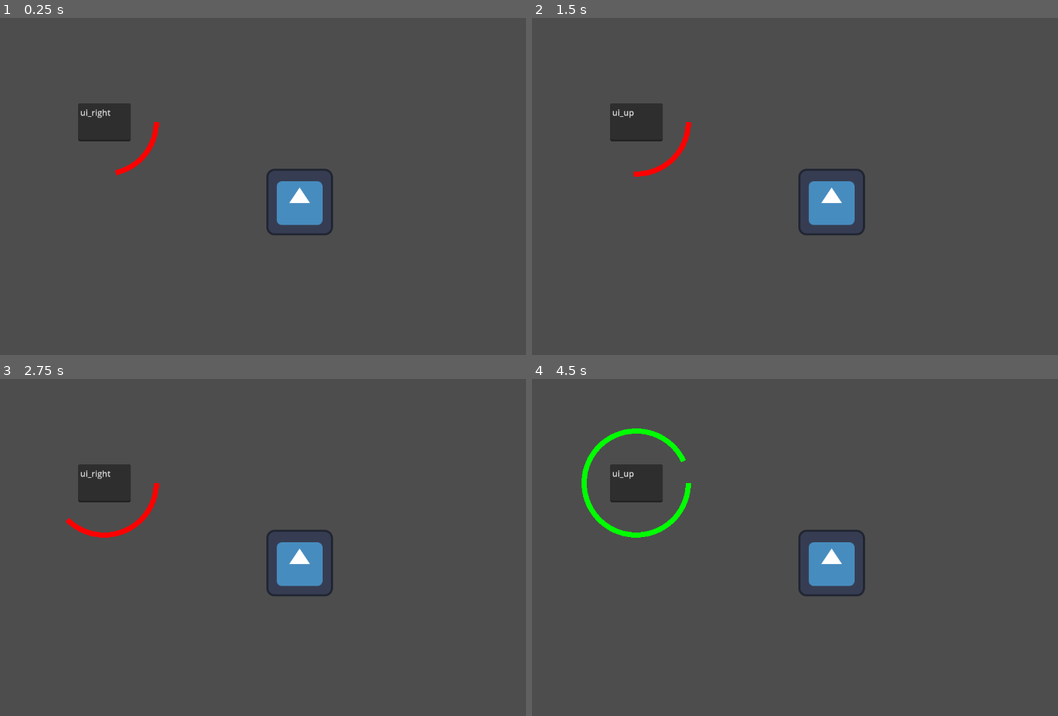
Above: before the commit, frames 1-4 (two rows, left to right).
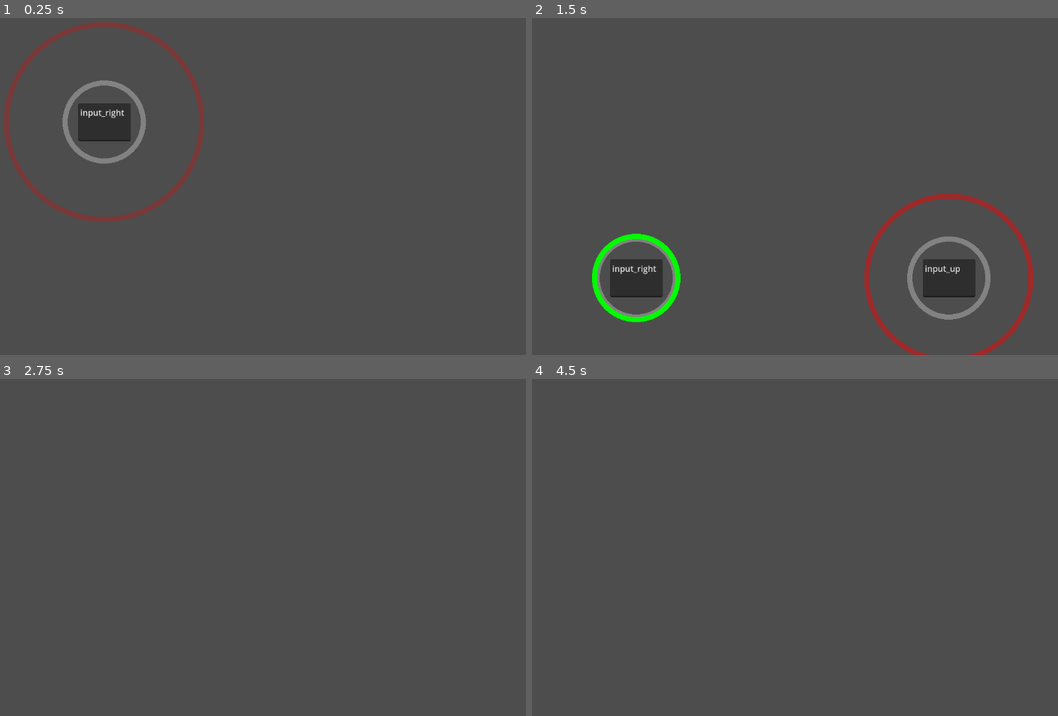
Above: after the commit, the same moments.

Repository: Mastoast/AntiCapitalism
Game: Godot game, scene res://scenes/test_scene.tscn
The game is run twice, just before and just after one commit, with the same random seed, the same clock (stepped at 60 frames per second) and the same inputs. The engine's default icon, where the game draws it, is replaced by a stand-in: a white triangle on a blue panel in a dark square.
Inputs:
- Up to frame 1 (0.25 s): no input
- Up to frame 2 (1.5 s): tap Enter (ui_accept) at 0.5, 0.77, 0.8, 1.07, 1.35 s; hold D (input_right, bound only after the commit) 0.53-1.28 s; tap Space (input_begin, bound only after the commit) at 0.6 s; hold Down (ui_down) from 1.28 s (still down)
- Up to frame 3 (2.75 s): tap Enter (ui_accept) at 1.52, 1.82, 2.3 s; tap Space (input_begin, bound only after the commit) at 1.55, 2.1 s; release Down (ui_down) at 2.03 s; hold D (input_right, bound only after the commit) from 2.03 s (still down)
- Up to frame 4 (4.5 s): release D (input_right, bound only after the commit) at 2.78 s; hold Up (ui_up) 2.78-3.53 s; tap Space (input_begin, bound only after the commit) at 2.85, 4.35 s; tap Enter (ui_accept) at 3.02, 3.32, 3.6, 3.77, 4.07 s; hold Left (ui_left) from 3.53 s (still down)

The runs differ from the first frame. In frame 1, 4.3% of the frame differs, in the area x 0-64%, y 1-65%; in frame 2, 8.3%, in the area x 11-96%, y 25-100%; in frame 3, 2.9%; in frame 4, 3.5%.

Commit message:
Add patterns

Diff:
--- a/objects/qte.tscn
+++ b/objects/qte.tscn
@@ -3,7 +3,7 @@
 [ext_resource type="Script" path="res://scripts/qte.gd" id="1_aenkx"]
 [ext_resource type="Texture2D" uid="uid://bdtt5ei4ix11l" path="res://sprites/icon.svg" id="2_8akbm"]
 
-[node name="qte" type="Node2D"]
+[node name="qte" type="Node2D" groups=["qte"]]
 script = ExtResource("1_aenkx")
 
 [node name="Icon" type="Sprite2D" parent="."]
--- a/project.godot
+++ b/project.godot
@@ -19,6 +19,51 @@
 
 window/stretch/mode="viewport"
 
+[input]
+
+input_begin={
+"deadzone": 0.5,
+"events": [Object(InputEventKey,"resource_local_to_scene":false,"resource_name":"","device":-1,"window_id":0,"alt_pressed":false,"shift_pressed":false,"ctrl_pressed":false,"meta_pressed":false,"pressed":false,"keycode":32,"physical_keycode":0,"key_label":0,"unicode":32,"echo":false,"script":null)
+, Object(InputEventJoypadButton,"resource_local_to_scene":false,"resource_name":"","device":-1,"button_index":0,"pressure":0.0,"pressed":true,"script":null)
+, Object(InputEventJoypadButton,"resource_local_to_scene":false,"resource_name":"","device":-1,"button_index":1,"pressure":0.0,"pressed":true,"script":null)
+, Object(InputEventJoypadButton,"resource_local_to_scene":false,"resource_name":"","device":-1,"button_index":2,"pressure":0.0,"pressed":true,"script":null)
+]
+}
+input_left={
+"deadzone": 0.5,
+"events": [Object(InputEventKey,"resource_local_to_scene":false,"resource_name":"","device":-1,"window_id":0,"alt_pressed":false,"shift_pressed":false,"ctrl_pressed":false,"meta_pressed":false,"pressed":false,"keycode":4194319,"physical_keycode":0,"key_label":0,"unicode":0,"echo":false,"script":null)
+, Object(InputEventKey,"resource_local_to_scene":false,"resource_name":"","device":-1,"window_id":0,"alt_pressed":false,"shift_pressed":false,"ctrl_pressed":false,"meta_pressed":false,"pressed":false,"keycode":81,"physical_keycode":0,"key_label":0,"unicode":113,"echo":false,"script":null)
+, Object(InputEventKey,"resource_local_to_scene":false,"resource_name":"","device":-1,"window_id":0,"alt_pressed":false,"shift_pressed":false,"ctrl_pressed":false,"meta_pressed":false,"pressed":false,"keycode":65,"physical_keycode":0,"key_label":0,"unicode":97,"echo":false,"script":null)
+, Object(InputEventJoypadButton,"resource_local_to_scene":false,"resource_name":"","device":-1,"button_index":13,"pressure":0.0,"pressed":true,"script":null)
+, Object(InputEventJoypadMotion,"resource_local_to_scene":false,"resource_name":"","device":-1,"axis":0,"axis_value":-1.0,"script":null)
+]
+}
+input_right={
+"deadzone": 0.5,
+"events": [Object(InputEventKey,"resource_local_to_scene":false,"resource_name":"","device":-1,"window_id":0,"alt_pressed":false,"shift_pressed":false,"ctrl_pressed":false,"meta_pressed":false,"pressed":false,"keycode":68,"physical_keycode":0,"key_label":0,"unicode":100,"echo":false,"script":null)
+, Object(InputEventKey,"resource_local_to_scene":false,"resource_name":"","device":-1,"window_id":0,"alt_pressed":false,"shift_pressed":false,"ctrl_pressed":false,"meta_pressed":false,"pressed":false,"keycode":4194321,"physical_keycode":0,"key_label":0,"unicode":0,"echo":false,"script":null)
+, Object(InputEventJoypadButton,"resource_local_to_scene":false,"resource_name":"","device":-1,"button_index":14,"pressure":0.0,"pressed":true,"script":null)
+, Object(InputEventJoypadMotion,"resource_local_to_scene":false,"resource_name":"","device":-1,"axis":0,"axis_value":1.0,"script":null)
+]
+}
+input_up={
+"deadzone": 0.5,
+"events": [Object(InputEventKey,"resource_local_to_scene":false,"resource_name":"","device":-1,"window_id":0,"alt_pressed":false,"shift_pressed":false,"ctrl_pressed":false,"meta_pressed":false,"pressed":false,"keycode":4194320,"physical_keycode":0,"key_label":0,"unicode":0,"echo":false,"script":null)
+, Object(InputEventKey,"resource_local_to_scene":false,"resource_name":"","device":-1,"window_id":0,"alt_pressed":false,"shift_pressed":false,"ctrl_pressed":false,"meta_pressed":false,"pressed":false,"keycode":90,"physical_keycode":0,"key_label":0,"unicode":122,"echo":false,"script":null)
+, Object(InputEventKey,"resource_local_to_scene":false,"resource_name":"","device":-1,"window_id":0,"alt_pressed":false,"shift_pressed":false,"ctrl_pressed":false,"meta_pressed":false,"pressed":false,"keycode":87,"physical_keycode":0,"key_label":0,"unicode":119,"echo":false,"script":null)
+, Object(InputEventJoypadButton,"resource_local_to_scene":false,"resource_name":"","device":-1,"button_index":11,"pressure":0.0,"pressed":true,"script":null)
+, Object(InputEventJoypadMotion,"resource_local_to_scene":false,"resource_name":"","device":-1,"axis":1,"axis_value":-1.0,"script":null)
+]
+}
+input_down={
+"deadzone": 0.5,
+"events": [Object(InputEventKey,"resource_local_to_scene":false,"resource_name":"","device":-1,"window_id":0,"alt_pressed":false,"shift_pressed":false,"ctrl_pressed":false,"meta_pressed":false,"pressed":false,"keycode":4194322,"physical_keycode":0,"key_label":0,"unicode":0,"echo":false,"script":null)
+, Object(InputEventKey,"resource_local_to_scene":false,"resource_name":"","device":-1,"window_id":0,"alt_pressed":false,"shift_pressed":false,"ctrl_pressed":false,"meta_pressed":false,"pressed":false,"keycode":83,"physical_keycode":0,"key_label":0,"unicode":115,"echo":false,"script":null)
+, Object(InputEventJoypadButton,"resource_local_to_scene":false,"resource_name":"","device":-1,"button_index":12,"pressure":0.0,"pressed":true,"script":null)
+, Object(InputEventJoypadMotion,"resource_local_to_scene":false,"resource_name":"","device":-1,"axis":1,"axis_value":1.0,"script":null)
+]
+}
+
 [rendering]
 
 renderer/rendering_method="gl_compatibility"
--- a/scenes/test_scene.tscn
+++ b/scenes/test_scene.tscn
@@ -1,11 +1,6 @@
-[gd_scene load_steps=3 format=3 uid="uid://24cbebrminxu"]
+[gd_scene load_steps=2 format=3 uid="uid://24cbebrminxu"]
 
 [ext_resource type="Script" path="res://scripts/test_scene.gd" id="1_l0dtl"]
-[ext_resource type="Texture2D" uid="uid://bdtt5ei4ix11l" path="res://sprites/icon.svg" id="1_nrvnb"]
 
 [node name="test_scene" type="Node2D"]
 script = ExtResource("1_l0dtl")
-
-[node name="Icon" type="Sprite2D" parent="."]
-position = Vector2(575, 354)
-texture = ExtResource("1_nrvnb")
--- a/scripts/qte.gd
+++ b/scripts/qte.gd
@@ -1,18 +1,18 @@
 extends Node2D
 
-@export var radius := 100.0
+@export var radius := 75.0
 @export var max_point_count := 80
 @export var arc_width := 10
 @export var arc_color := Color.RED
 @export var max_input_delay := 0.1
 var counter = 0.0
 var timer := 1.0
-var expected_input := "ui_accept"
+var expected_action := "ui_accept"
 
-func init(timer:float = timer, input:String = expected_input):
+func init(timer:float = timer, action:String = expected_action):
 	self.timer = timer
-	self.expected_input = input
-	$TextEdit.text = input
+	self.expected_action = action
+	$TextEdit.text = action
 
 func _ready():
 	pass
@@ -32,17 +32,20 @@
 	var angle = 2 * PI - (qte_ratio * PI * 2)
 	var point_count = max_point_count - (qte_ratio * max_point_count)
 	draw_arc( self.global_position - self.position, radius, 0.0,
-		angle, point_count, arc_color, arc_width, false)
+		2*PI, max_point_count, Color(1.0, 1.0, 1.0, 0.3), arc_width, false)
+	draw_arc( self.global_position - self.position, radius + radius * (2 * maxf(qte_ratio, 0)), 0.0,
+		2*PI, max_point_count, Color(arc_color.r, arc_color.g, arc_color.b, 1 - qte_ratio), arc_width, false)
+#	draw_arc( self.global_position - self.position, radius, 0.0,
+#		angle, point_count, arc_color, arc_width, false)
 
 func is_input_valid():
 	return absf(timer - counter) < max_input_delay
 
-func _input(event):
-	if event.is_action_pressed(expected_input):
-		if is_input_valid():
-			succeed()
-		else:
-			fail()
+func try_input():
+	if is_input_valid():
+		succeed()
+	else:
+		fail()
 
 func fail():
 	print("FAIL")
--- a/scripts/test_scene.gd
+++ b/scripts/test_scene.gd
@@ -2,16 +2,49 @@
 
 const qte := preload("res://objects/qte.tscn")
 var inputs = ["ui_left", "ui_right", "ui_up", "ui_down"]
+var catch_pattern = {"input": "input_begin", "delay": 2.0, "position": Vector2(650, 350), "timer": 1.0}
+var pattern1 = [
+	{"input": "input_left", "delay": 0.5, "position": Vector2(200, 200), "timer": 1.0},
+	{"input": "input_right", "delay": 0.5, "position": Vector2(500, 200), "timer": 1.0},
+	{"input": "input_up", "delay": 0.25, "position": Vector2(200, 500), "timer": 1.0},
+	{"input": "input_down", "delay": 1.0, "position": Vector2(800, 500), "timer": 1.0}
+]
+
+var pattern2 = [
+	{"input": "input_right", "delay": 0.25, "position": Vector2(200, 200), "timer": 1.0},
+	{"input": "input_left", "delay": 0.25, "position": Vector2(500, 200), "timer": 1.0},
+	{"input": "input_right", "delay": 0.5, "position": Vector2(200, 500), "timer": 1.0},
+	{"input": "input_up", "delay": 1.0, "position": Vector2(800, 500), "timer": 1.0}
+]
 
 func _ready():
 	randomize()
+	load_patterns(pattern2)
 
 func _process(delta):
-	if get_child_count() < 2:
-		spawn_qte(randf_range(0.5, 1.2), Vector2(200, 200))
+	if Input.is_key_pressed(KEY_F5):
+		get_tree().reload_current_scene()
+	pass
 
-func spawn_qte(timer, position):
+func load_patterns(patterns):
+	for pattern in patterns:
+		spawn_qte(pattern["timer"], pattern["position"], pattern["input"])
+		await get_tree().create_timer(pattern["delay"]).timeout
+
+func spawn_qte(timer, position, input):
 	var new_qte = qte.instantiate()
-	new_qte.init(timer, inputs.pick_random())
+	new_qte.init(timer, input)
 	new_qte.position = position
 	add_child(new_qte)
+
+func _input(event):
+	if !event.is_action_type():
+		return
+	var min_time = 99999
+	var selected_qte
+	for qte in get_tree().get_nodes_in_group("qte"):
+		if event.is_action_pressed(qte.expected_action) and (qte.timer - qte.counter < min_time):
+			min_time = qte.timer - qte.counter
+			selected_qte = qte
+	if selected_qte:
+		selected_qte.try_input()
